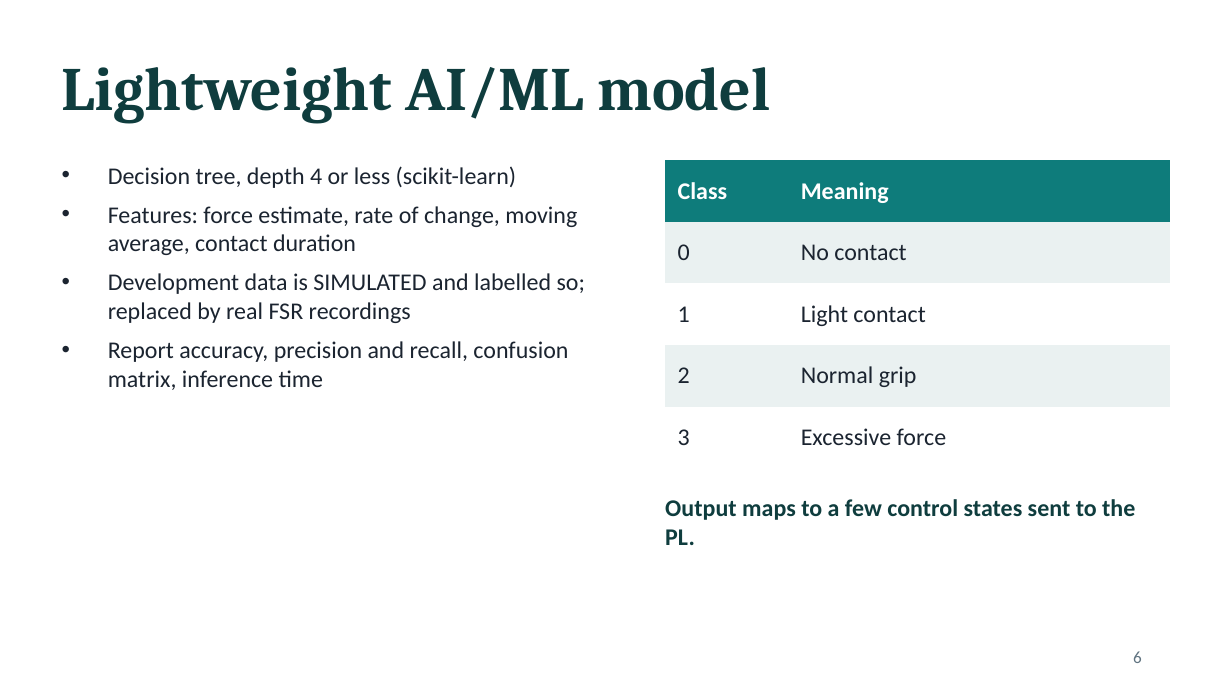
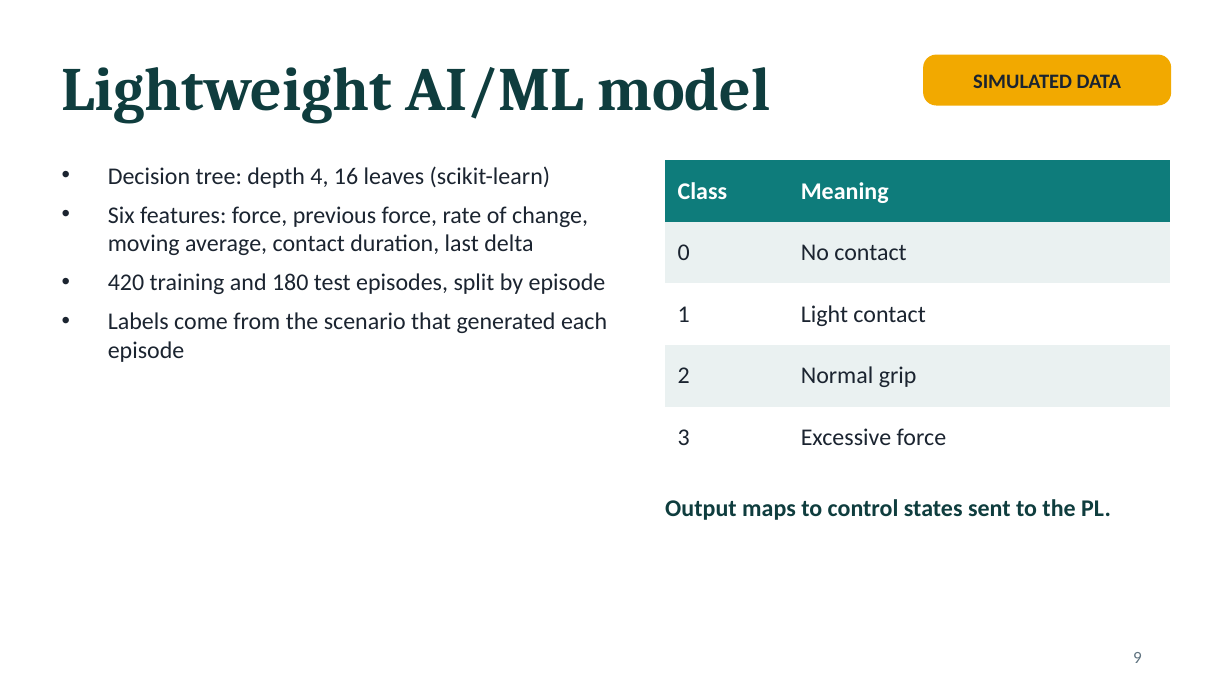
Before and after one commit to sanjiv283/tactile-reflex-system, a slide deck: slide 9 of docs/tactile_reflex_system.pptx (slide 6 before the commit). Drawn at 1232x693 pixels with LibreOffice and Linux fonts; fonts in the diff are those of the drawing. Boxes give left, top, right and bottom in pixels: in the first picture for what was removed or moved away, otherwise in the second. Text is boxed around its words. In the diff, an @@ line names an element or a change of style, - is before the commit and + after.

```diff
--- a/docs/tactile_reflex_system.pptx
+++ b/docs/tactile_reflex_system.pptx
@@ rounded rectangle added at [924, 55, 1170, 105], fill #F2A900, outline #F2A900 1 pt @@
@@ text added at [973, 74, 1121, 88], 12 pt, text #1B2430, bold @@
+SIMULATED DATA
@@ text at [108, 166, 607, 362]: text changed @@
-• Decision tree, depth 4 or less (scikit-learn)
-• Features: force estimate, rate of change, moving average, contact duration
-• Development data is SIMULATED and labelled so; replaced by real FSR recordings
-• Report accuracy, precision and recall, confusion matrix, inference time
+• Decision tree: depth 4, 16 leaves (scikit-learn)
+• Six features: force, previous force, rate of change, moving average, contact duration, last delta
+• 420 training and 180 test episodes, split by episode
+• Labels come from the scenario that generated each episode
@@ text at [665, 499, 1111, 520]: text changed @@
-Output maps to a few control states sent to the PL.
+Output maps to control states sent to the PL.
@@ page number at [1133, 652, 1142, 663]: text changed @@
-6
+9
```
Also in this commit, not shown: 5 other slides changed, 7 slides added, 6 slides removed, 11 other files.
